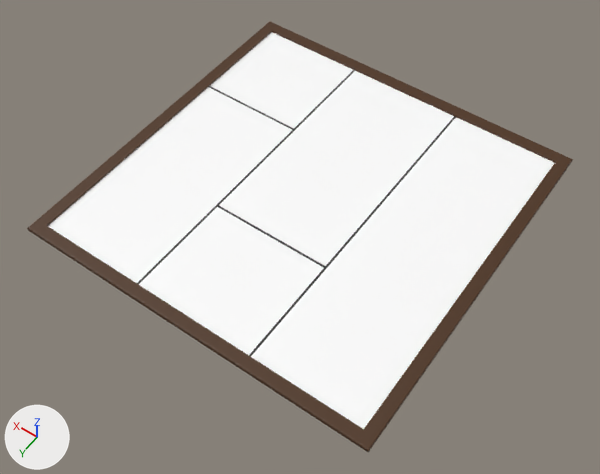
Renders of the glTF model models/frame3topView.glb from each side of a commit.
One viewpoint serves both versions: a camera (50 mm lens) standing at (-1.59, 2.31, 3.23) and looking at (-0.06, 0.17, -0.13). Arrows for +X, +Y and +Z are at lower left; the lights stay in place. Objects named as collision shapes, trigger or cutter boxes, shadow casters or lower levels of detail are left out.
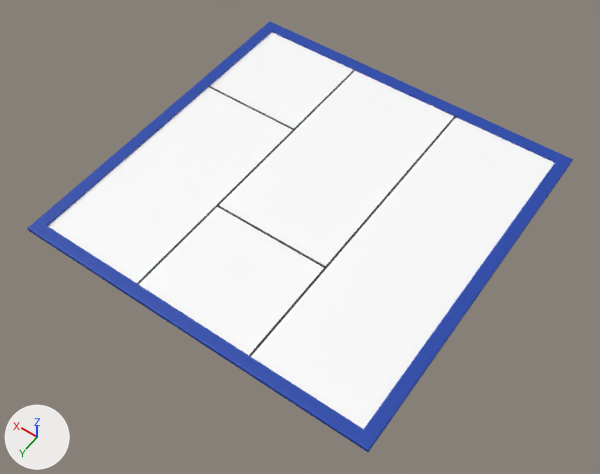
Patch to the scene script:
```diff
--- a/models/frame3topView.glb.py
+++ b/models/frame3topView.glb.py
@@ mat_material @@
 mat_material = principled_material('Material')
-mat_material.base_color = (0.0738, 0.0285, 0.00708)  # brown #4d2f14
+mat_material.base_color = (0.0116, 0.0595, 0.407)  # blue #1c45ab
```

What differs and where, as boxes [x1, y1, x2, y2] in the pictures (600 x 474 px):
'Plane', recoloured (brown to blue)
    both: [27, 22, 573, 452]
